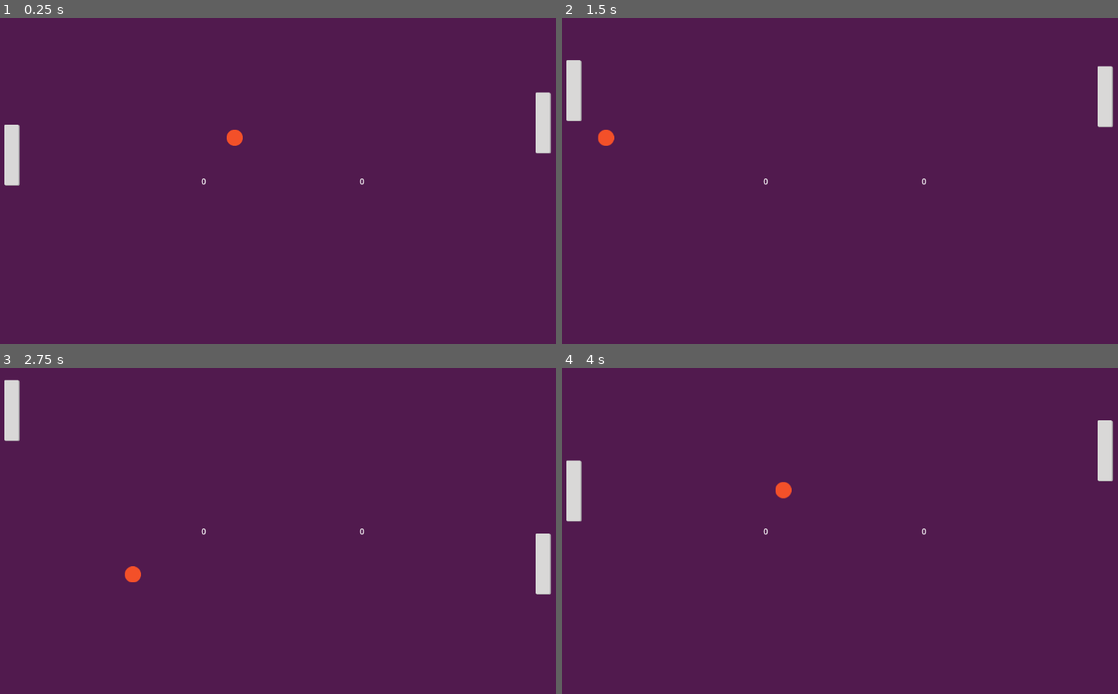
Above: before the commit, frames 1-4 (two rows, left to right).
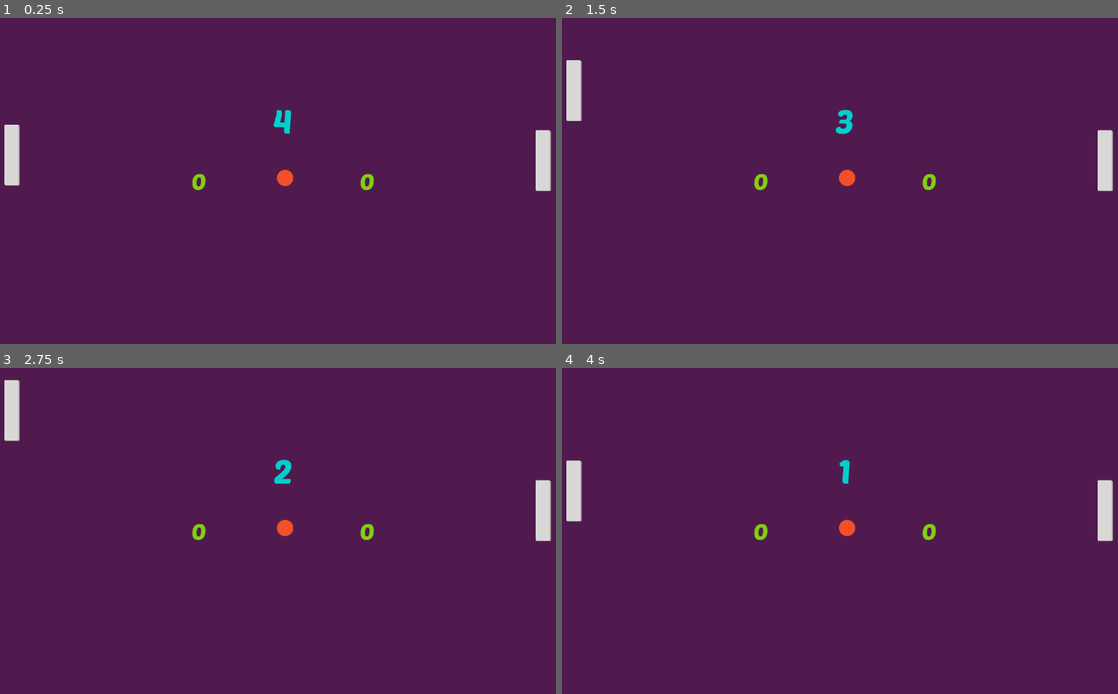
Above: after the commit, the same moments.

Repository: GoncaloGMendonca/Aula_Fundamentos
Game: Godot game, scene res://Level/node.tscn
Same seed, same stepped clock (60 frames per second), same inputs: the game is played once before the commit and once after it.
Inputs:
- Up to frame 1 (0.25 s): no input
- Up to frame 2 (1.5 s): hold Up (ui_up) 0.53-1.28 s; hold Down (ui_down) from 1.28 s (still down)
- Up to frame 3 (2.75 s): release Down (ui_down) at 2.03 s; hold Up (ui_up) from 2.03 s (still down)
- Up to frame 4 (4 s): release Up (ui_up) at 3.53 s; hold Down (ui_down) from 3.53 s (still down)

The runs differ from the first frame. In frame 1, 1.2% of the frame differs, in the area x 34-100%, y 22-54%; in frame 2, 1.6%, in the area x 6-100%, y 14-54%; in frame 3, 1.5%; in frame 4, 1.5%.

Commit message:
Finalização do Projecto Pong

Diff:
--- a/Projetos/Pong_Project/Ball/ball.gd
+++ b/Projetos/Pong_Project/Ball/ball.gd
@@ -1,12 +1,8 @@
+class_name Ball
 extends CharacterBody2D
 
 @export var speed := 400
-
-
-func _ready() -> void:
-	velocity.x = [-1,1].pick_random()
-	velocity.y = [-0.8,0.8].pick_random()
-	velocity = velocity * speed
+@onready var collision_sound: AudioStreamPlayer = %CollisionSound
 
 
 func _physics_process(delta: float)-> void:
@@ -14,3 +10,14 @@
 
 	if collision:
 		velocity = velocity.bounce(collision.get_normal())
+		collision_sound.play()
+
+
+func stop_moving() -> void:
+	velocity = Vector2.ZERO
+
+
+func start_moving() -> void:
+	velocity.x = [-1,1].pick_random()
+	velocity.y = [-0.8,0.8].pick_random()
+	velocity = velocity * speed
--- a/Projetos/Pong_Project/Ball/ball.tscn
+++ b/Projetos/Pong_Project/Ball/ball.tscn
@@ -1,7 +1,8 @@
-[gd_scene load_steps=4 format=3 uid="uid://y4ei0r3b7obj"]
+[gd_scene load_steps=5 format=3 uid="uid://y4ei0r3b7obj"]
 
 [ext_resource type="Texture2D" uid="uid://tub3ldftprvb" path="res://pong_assets/Ball.png" id="1_71358"]
 [ext_resource type="Script" path="res://Ball/ball.gd" id="1_rs8fh"]
+[ext_resource type="AudioStream" uid="uid://excedpo32okh" path="res://pong_assets/ping_pong_8bit_plop.ogg" id="3_w02fa"]
 
 [sub_resource type="CircleShape2D" id="CircleShape2D_ggivd"]
 radius = 18.0278
@@ -14,3 +15,7 @@
 
 [node name="Sprite2D" type="Sprite2D" parent="."]
 texture = ExtResource("1_71358")
+
+[node name="CollisionSound" type="AudioStreamPlayer" parent="."]
+unique_name_in_owner = true
+stream = ExtResource("3_w02fa")
--- a/Projetos/Pong_Project/Level/node.gd
+++ b/Projetos/Pong_Project/Level/node.gd
@@ -5,15 +5,38 @@
 
 @onready var opponent_label: Label = %OppentScore
 @onready var player_label: Label = %PlayerScore
+@onready var ball := %Ball as Ball
+@onready var countdown_timer: Timer = %"Countdown Timer"
+@onready var count_down_label: Label = %CountDownLabel
+@onready var score_sound: AudioStreamPlayer = %ScoreSound
+
+
+
+func _process(_delta: float) -> void:
+	count_down_label.text = str(ceil(countdown_timer.time_left))
 
 
 func _on_wall_left_body_entered(body: Node2D) -> void:
-	body.position = get_viewport().size / 2
-	opponent_score += 1
-	opponent_label.text = str(opponent_score)
+	if body is Ball:
+		body.position = get_viewport().size / 2
+		ball.stop_moving()
+		countdown_timer.start()
+		count_down_label.show()
+		opponent_score += 1
+		opponent_label.text = str(opponent_score)
+		score_sound.play()
 
 
 func _on_wal_right_body_entered(body: Node2D)-> void:
-	body.position = get_viewport().size / 2
-	player_score +=1
-	player_label.text = str(player_score)
+	if body is Ball:
+		body.position = get_viewport().size / 2
+		ball.stop_moving()
+		countdown_timer.start()
+		count_down_label.show()
+		player_score +=1
+		player_label.text = str(player_score)
+		score_sound.play()
+
+func _on_countdown_timer_timeout()  -> void:
+	ball.start_moving()
+	count_down_label.hide()
--- a/Projetos/Pong_Project/Level/node.tscn
+++ b/Projetos/Pong_Project/Level/node.tscn
@@ -1,9 +1,21 @@
-[gd_scene load_steps=7 format=3 uid="uid://b7vl4m60d063k"]
+[gd_scene load_steps=11 format=3 uid="uid://b7vl4m60d063k"]
 
 [ext_resource type="Script" path="res://Level/node.gd" id="1_dgw1y"]
 [ext_resource type="PackedScene" uid="uid://b0wn46od1556g" path="res://Player/character_body_2d.tscn" id="1_pg4sg"]
+[ext_resource type="FontFile" uid="uid://ctdelqmd7xqf6" path="res://pong_assets/PoetsenOne-Regular.ttf" id="2_a5qe0"]
 [ext_resource type="PackedScene" uid="uid://d4cg608s5otey" path="res://opppent_paddle.tscn" id="2_garsg"]
 [ext_resource type="PackedScene" uid="uid://y4ei0r3b7obj" path="res://Ball/ball.tscn" id="3_cb5ac"]
+[ext_resource type="AudioStream" uid="uid://bh230fxyvfmlp" path="res://pong_assets/ping_pong_8bit_beeep.ogg" id="6_185pf"]
+
+[sub_resource type="LabelSettings" id="LabelSettings_52nyx"]
+font = ExtResource("2_a5qe0")
+font_size = 65
+font_color = Color(0, 0.815686, 0.8, 1)
+
+[sub_resource type="LabelSettings" id="LabelSettings_arw42"]
+font = ExtResource("2_a5qe0")
+font_size = 45
+font_color = Color(0.501961, 0.815686, 0.0627451, 1)
 
 [sub_resource type="RectangleShape2D" id="RectangleShape2D_5unsx"]
 size = Vector2(1182, 29)
@@ -22,6 +34,24 @@
 grow_vertical = 2
 color = Color(0.317647, 0.101961, 0.305882, 1)
 
+[node name="CountDownLabel" type="Label" parent="."]
+unique_name_in_owner = true
+anchors_preset = 8
+anchor_left = 0.5
+anchor_top = 0.5
+anchor_right = 0.5
+anchor_bottom = 0.5
+offset_left = -125.0
+offset_top = -149.0
+offset_right = 125.0
+offset_bottom = -92.0
+grow_horizontal = 2
+grow_vertical = 2
+text = "CountDown"
+label_settings = SubResource("LabelSettings_52nyx")
+horizontal_alignment = 1
+vertical_alignment = 1
+
 [node name="HBoxContainer" type="HBoxContainer" parent="."]
 anchors_preset = 14
 anchor_top = 0.5
@@ -37,6 +67,7 @@
 layout_mode = 2
 text = "0
 "
+label_settings = SubResource("LabelSettings_arw42")
 
 [node name="VSeparator" type="VSeparator" parent="HBoxContainer"]
 modulate = Color(0.988235, 1, 1, 0)
@@ -46,6 +77,7 @@
 unique_name_in_owner = true
 layout_mode = 2
 text = "0"
+label_settings = SubResource("LabelSettings_arw42")
 
 [node name="Player_Paddle" parent="." instance=ExtResource("1_pg4sg")]
 position = Vector2(31, 324)
@@ -69,6 +101,7 @@
 ball = NodePath("../Ball")
 
 [node name="Ball" parent="." instance=ExtResource("3_cb5ac")]
+unique_name_in_owner = true
 position = Vector2(580, 318)
 
 [node name="WallLeft" type="Area2D" parent="."]
@@ -85,5 +118,16 @@
 position = Vector2(-25, -50.5)
 shape = SubResource("RectangleShape2D_7t0rm")
 
+[node name="Countdown Timer" type="Timer" parent="."]
+unique_name_in_owner = true
+wait_time = 4.0
+one_shot = true
+autostart = true
+
+[node name="ScoreSound" type="AudioStreamPlayer" parent="."]
+unique_name_in_owner = true
+stream = ExtResource("6_185pf")
+
 [connection signal="body_entered" from="WallLeft" to="." method="_on_wall_left_body_entered"]
 [connection signal="body_entered" from="WalRight" to="." method="_on_wal_right_body_entered"]
+[connection signal="timeout" from="Countdown Timer" to="." method="_on_countdown_timer_timeout"]
--- a/Projetos/Pong_Project/Player/character_body_2d.gd
+++ b/Projetos/Pong_Project/Player/character_body_2d.gd
@@ -9,11 +9,11 @@
 # Called when the node enters the scene tree for the first time.
 
 
-func _physics_process(delta: float) -> void:
+func _physics_process(_delta: float) -> void:
 	position.x = 0
 	velocity.y = direction * speed
 	move_and_slide()
 	position.x = start_position.x
 
-func _unhandled_input(event: InputEvent) -> void:
+func _unhandled_input(_event: InputEvent) -> void:
 	direction = Input.get_axis("ui_up","ui_down")
--- a/Projetos/Pong_Project/opppent_paddle.gd
+++ b/Projetos/Pong_Project/opppent_paddle.gd
@@ -6,7 +6,7 @@
 
 @onready var start_position := position
 
-func _physics_process(delta:float) -> void:
+func _physics_process(_delta:float) -> void:
 	velocity.x = 0
 	velocity.y = get_direction() * speed
 	move_and_slide()
